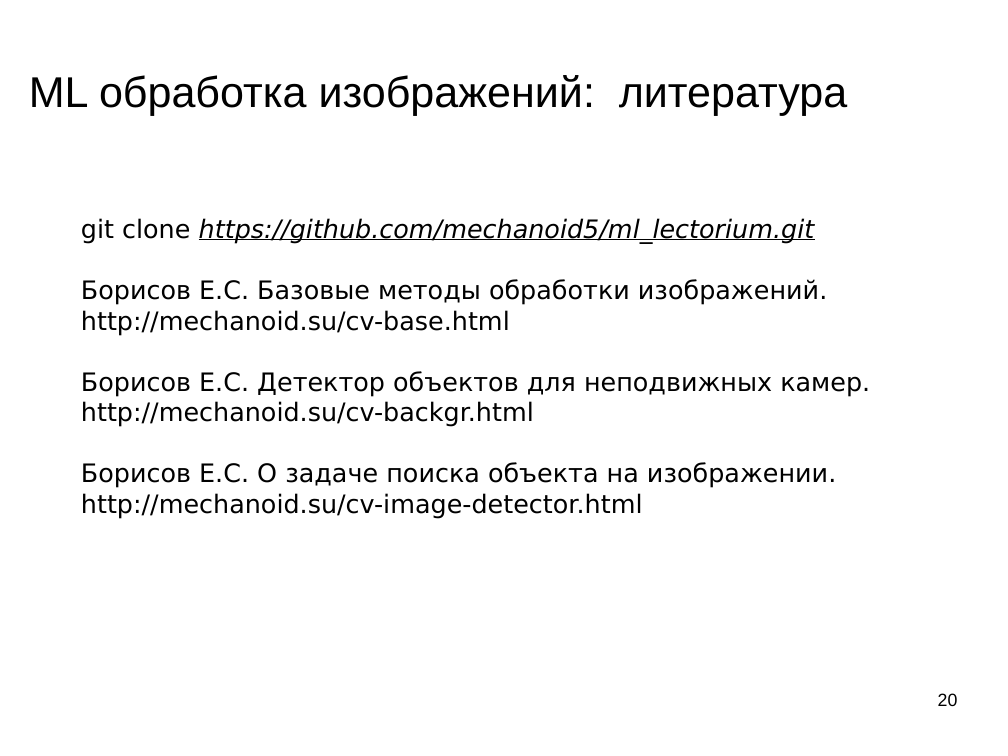
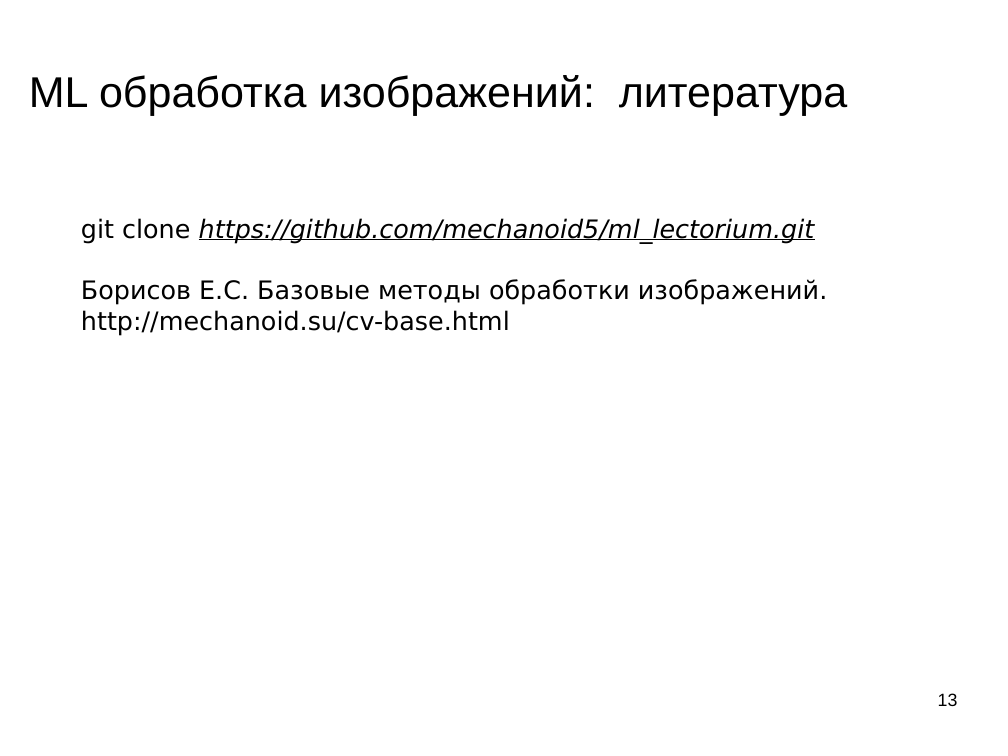
Before and after one commit to mechanoid5/ml_lectorium_legacy, a slide deck: slide 13 of 26-img-proc.odp (slide 20 before the commit). Drawn at 1008x756 pixels with LibreOffice and Linux fonts; fonts in the diff are those of the drawing; background and template pictures are left out. Boxes give left, top, right and bottom in pixels: in the first picture for what was removed or moved away, otherwise in the second. Text is boxed around its words. In the diff, an @@ line names an element or a change of style, - is before the commit and + after.

```diff
--- a/26-img-proc.odp
+++ b/26-img-proc.odp
@@ text at bbox=[81, 371, 870, 519]: paragraphs removed @@
-Борисов Е.С. Детектор объектов для неподвижных камер.
-http://mechanoid.su/cv-backgr.html
-Борисов Е.С. О задаче поиска объекта на изображении.
-http://mechanoid.su/cv-image-detector.html
@@ page number at bbox=[938, 693, 958, 706]: text changed @@
-20
+13
```
Also in this commit, not shown: 3 other slides changed, 7 slides removed, 9 other files.
